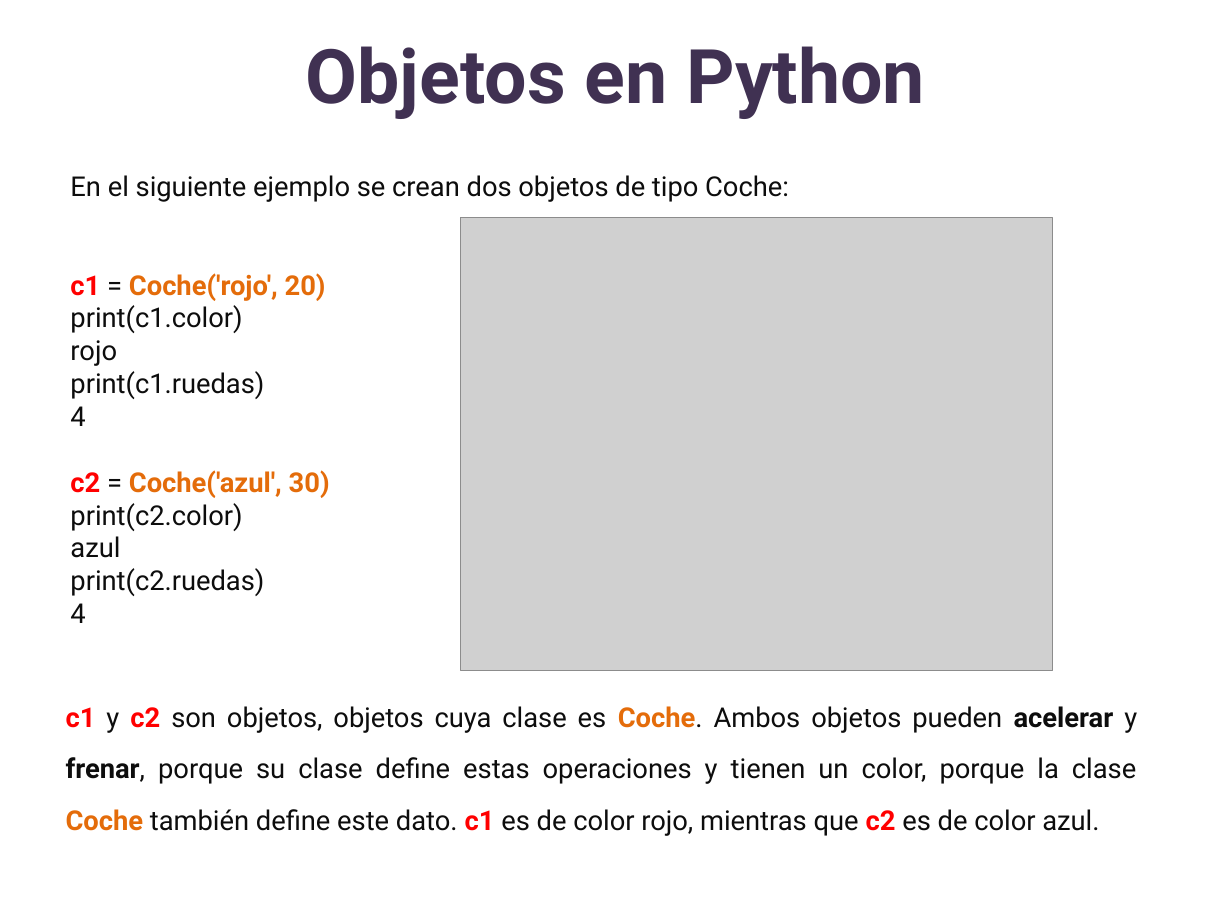
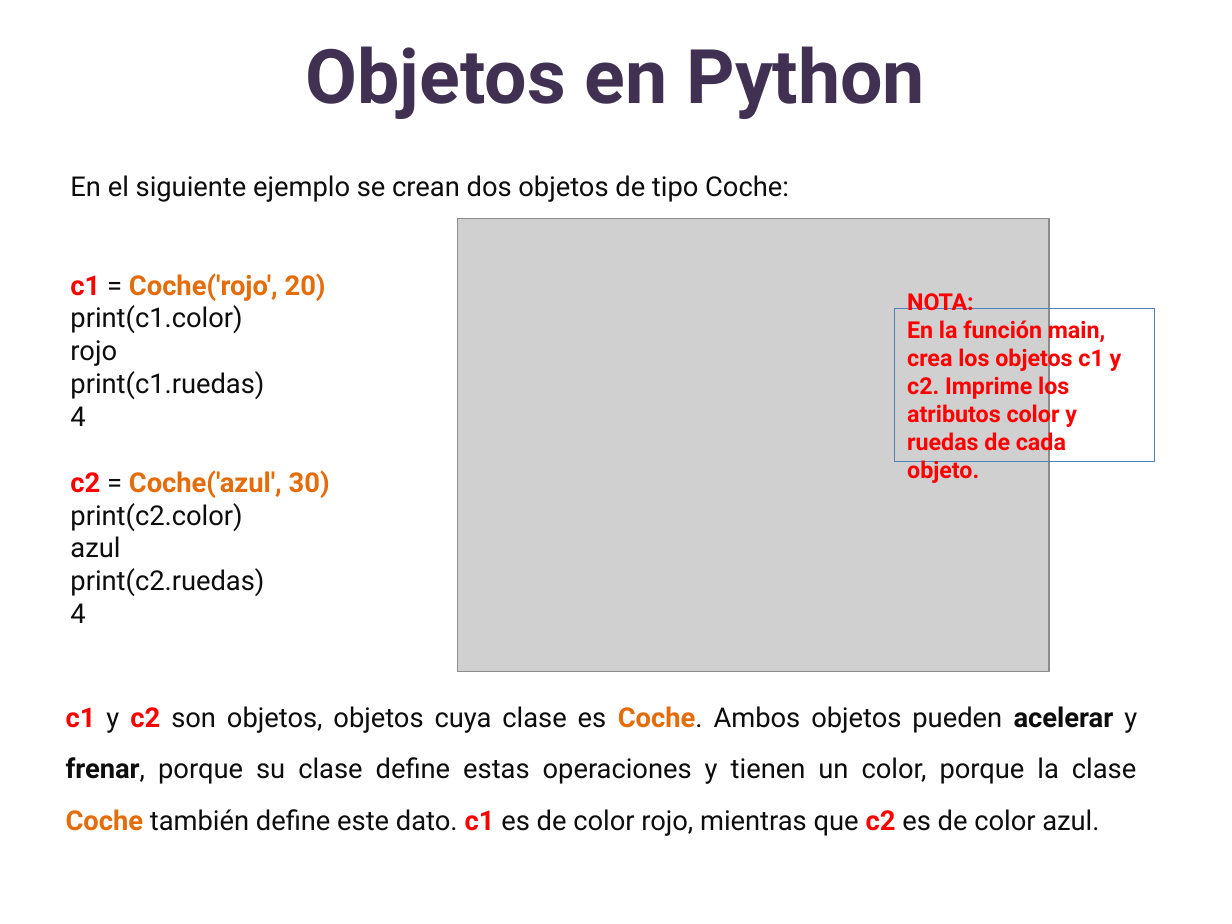
Before and after one commit to lizetheP/Analitica, a slide deck: slide 47 of CalendarioAgo2023/presentaciones/14_POO.pptx (slide 48 before the commit). Drawn at 1232x924 pixels with LibreOffice and Linux fonts; fonts in the diff are those of the drawing; grey boxes stand for pictures. Boxes give left, top, right and bottom in pixels: in the first picture for what was removed or moved away, otherwise in the second. Text is boxed around its words. In the diff, an @@ line names an element or a change of style, - is before the commit and + after.

```diff
--- a/CalendarioAgo2023/presentaciones/14_POO.pptx
+++ b/CalendarioAgo2023/presentaciones/14_POO.pptx
@@ picture: place and size @@
-picture at bbox=[461, 218, 1052, 671]
+picture at bbox=[457, 218, 1048, 671]
@@ rectangle added at bbox=[894, 308, 1154, 462], outline #4F81BD 0.75 pt, 13.6 pt, text #FF0000, bold @@
+NOTA:
+En la función main, crea los objetos c1 y c2. Imprime los atributos color y ruedas de cada objeto.
```
Also in this commit, not shown: 8 other slides changed, 1 slide added, 1 slide removed.
